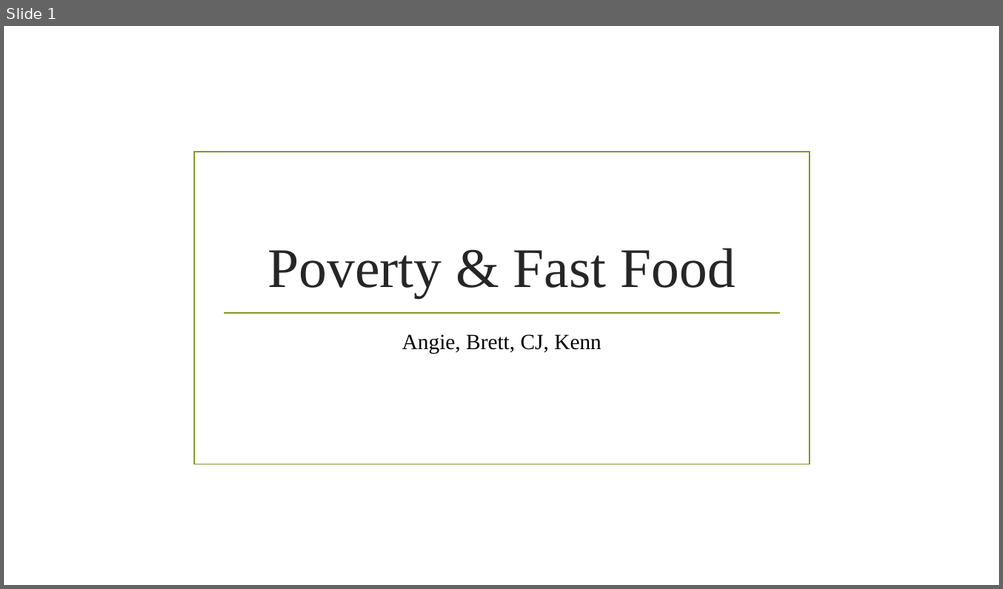
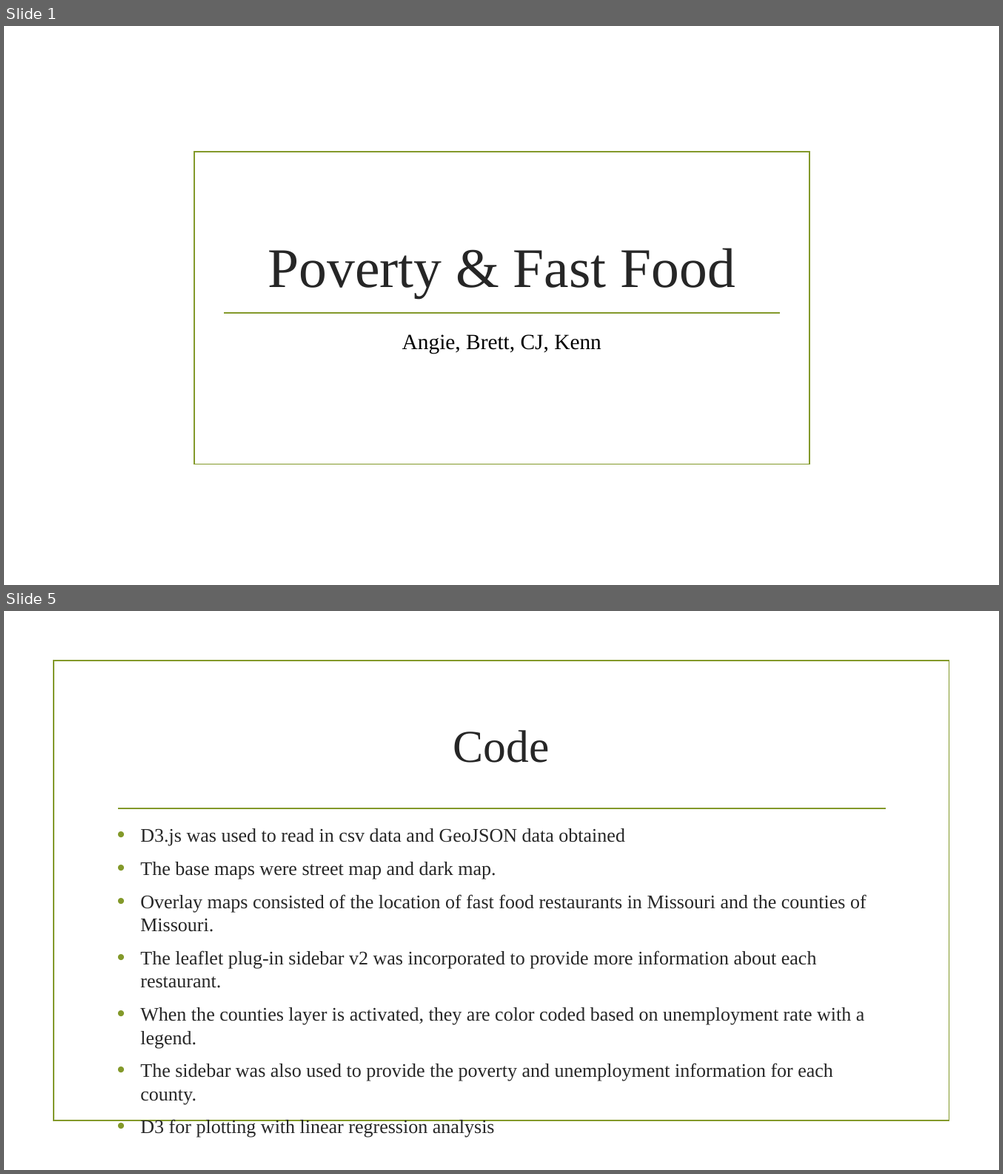
Before and after one commit to kennknisley/project_two, a slide deck: Poverty & Fast Food.pptx. Shown one above the other, each under a label of ours: slide 1 before the commit, slides 1 and 5 after it; the slides between them are not shown. The pictures are 1003x589 and 1003x1174 pixels, drawn with LibreOffice and Linux fonts; fonts in the diff are those of the drawing; background and template pictures are left out. Boxes give left, top, right and bottom in pixels: in the first picture for what was removed or moved away, otherwise in the second. Text is boxed around its words. In the diff, an @@ line names an element or a change of style, - is before the commit and + after.

```diff
--- a/Poverty & Fast Food.pptx
+++ b/Poverty & Fast Food.pptx
@@ slide 5 added at [4, 611, 999, 1170], background picture (left out) @@
@@ rectangle added at [54, 661, 948, 1122], outline #83992A 1.25 pt @@
@@ title added at [453, 730, 549, 763], 44 pt, text #262626 @@
+Code
@@ line added from (118, 809) to (885, 809), #83992A 1.25 pt @@
@@ text added at [140, 829, 866, 1105], 18.6 pt, text #262626 @@
+• D3.js was used to read in csv data and GeoJSON data obtained
+• The base maps were street map and dark map.
+• Overlay maps consisted of the location of fast food restaurants in Missouri and the counties of Missouri.
+• The leaflet plug-in sidebar v2 was incorporated to provide more information about each restaurant.
+• When the counties layer is activated, they are color coded based on unemployment rate with a legend.
+• The sidebar was also used to provide the poverty and unemployment information for each county.
+• D3 for plotting with linear regression analysis
```
Also in this commit, not shown: 3 slides changed, 3 other slides added, 1 slide removed, 8 other files.
